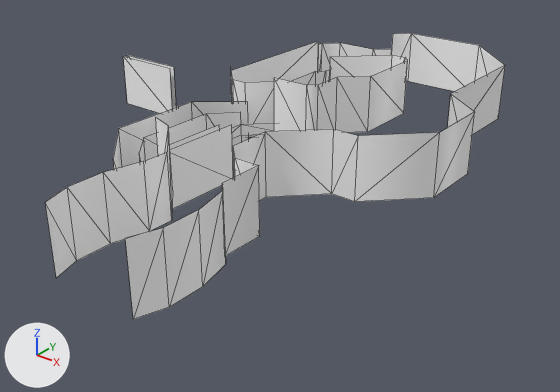
What one commit did to the glTF model Models/level-6-tree-wall.glb.
Rendered twice from a 50 mm lens placed at (222.8, -259.7, 137.6), pointed at (32.8, -22.2, -9.7). Lighting does not change. The marker at lower left points along +X, +Y and +Z. The older version comes first. Mesh edges are drawn as thin lines. Vertices at exactly the same position are counted once.

The first picture shows 'level-6-tree-wall'.
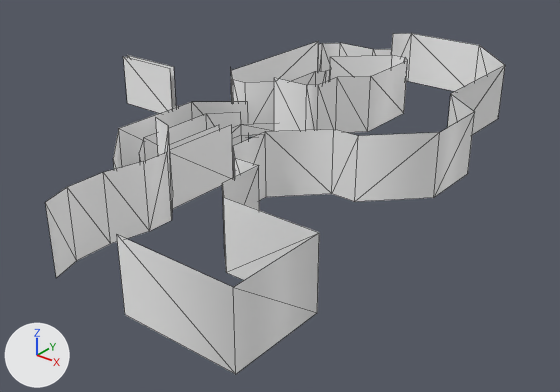
Commit message: working on level 6

Boxes (x1, y1, x2, y2) around the edits, measured in the pictures (560 x 392 px; the box of a moved part takes in the faces that stretch with it):
'level-6-tree-wall', reshaped (19% taller): before (45, 33, 505, 319); after (45, 33, 505, 374)
part 1 of me_level_6_tree_wall, moved or reshaped: before (45, 161, 225, 319); after (45, 161, 319, 374)

Edits to the bpy script that builds the scene:
```text
Change me_level_6_tree_wall:
    used by ob_level_6_tree_wall; location = (0.0, 0.0, 0.0)
    remove me_level_6_tree_wall.from_pydata(...)  # 143 vertices, 112 faces; spans x -90.0..105.0, y -144.0..98.0, z -6.0..37.0
    add me_level_6_tree_wall.from_pydata(...)  # 143 vertices, 112 faces; spans x -90.0..116.0, y -144.0..98.0, z -6.0..37.0
    me_level_6_tree_wall part 1
    me_level_6_tree_wall.vertices[116].co: (77.0, -105.0, 11.0) -> (80.0, -108.0, 11.0)  # pixel (225, 264) -> pixel (226, 272)
    me_level_6_tree_wall.vertices[117].co: (77.0, -105.0, 37.0) -> (80.0, -108.0, 37.0)  # pixel (222, 190) -> pixel (223, 197)
    me_level_6_tree_wall.vertices[118].co: (80.0, -119.0, 11.0) -> (116.0, -144.0, 11.0)  # pixel (202, 286) -> pixel (235, 374)
    me_level_6_tree_wall.vertices[119].co: (80.0, -119.0, 37.0) -> (116.0, -144.0, 37.0)  # pixel (198, 209) -> pixel (233, 287)
    me_level_6_tree_wall.vertices[120].co: (80.0, -133.0, 11.0) -> (39.0, -119.0, 11.0)  # pixel (169, 307) -> pixel (110, 243)
    me_level_6_tree_wall.vertices[121].co: (80.0, -133.0, 37.0) -> (39.0, -119.0, 37.0)  # pixel (163, 227) -> pixel (103, 172)
    me_level_6_tree_wall.vertices[122].co: (77.0, -144.0, 11.0) -> (39.0, -133.0, 11.0)  # pixel (133, 319) -> pixel (76, 260)
    me_level_6_tree_wall.vertices[123].co: (77.0, -144.0, 37.0) -> (39.0, -133.0, 37.0)  # pixel (125, 238) -> pixel (67, 187)
    me_level_6_tree_wall.vertices[124].co: (39.0, -119.0, 11.0) -> (42.0, -144.0, 11.0)  # pixel (110, 243) -> pixel (56, 278)
    me_level_6_tree_wall.vertices[125].co: (39.0, -119.0, 37.0) -> (42.0, -144.0, 37.0)  # pixel (103, 172) -> pixel (45, 202)
    me_level_6_tree_wall.vertices[126].co: (39.0, -133.0, 11.0) -> (116.0, -108.0, 11.0)  # pixel (76, 260) -> pixel (317, 312)
    me_level_6_tree_wall.vertices[127].co: (39.0, -133.0, 37.0) -> (116.0, -108.0, 37.0)  # pixel (67, 187) -> pixel (319, 232)
    me_level_6_tree_wall.vertices[128].co: (42.0, -144.0, 11.0) -> (74.0, -144.0, 11.0)  # pixel (56, 278) -> pixel (125, 314)
    me_level_6_tree_wall.vertices[129].co: (42.0, -144.0, 37.0) -> (74.0, -144.0, 37.0)  # pixel (45, 202) -> pixel (116, 234)
```
